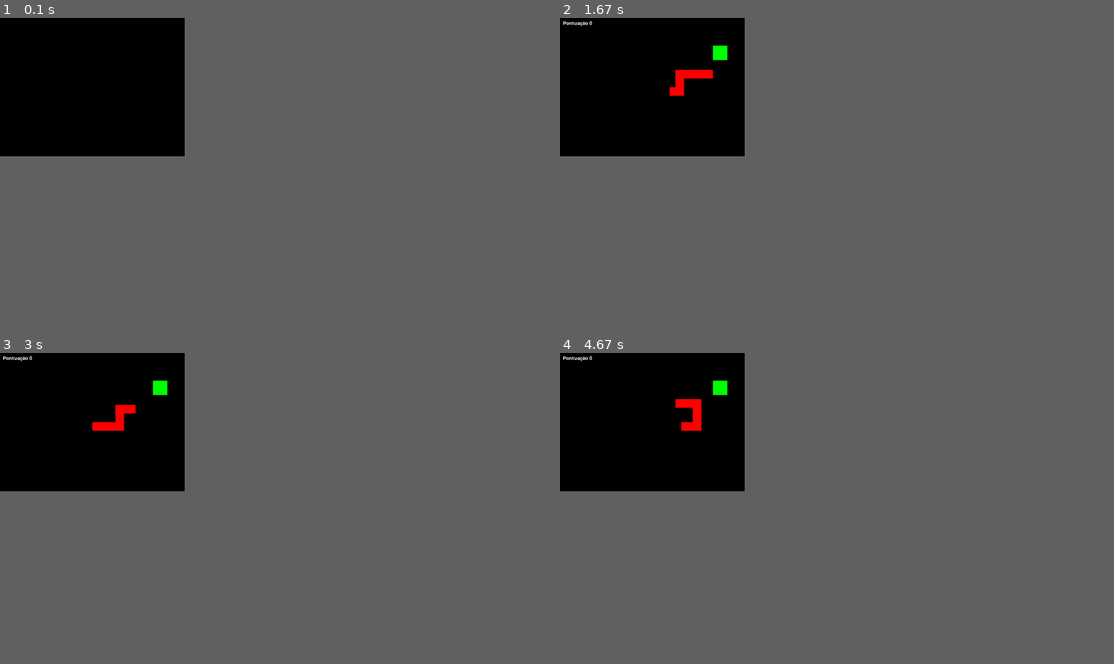
Above: before the commit, frames 1-4 (two rows, left to right).
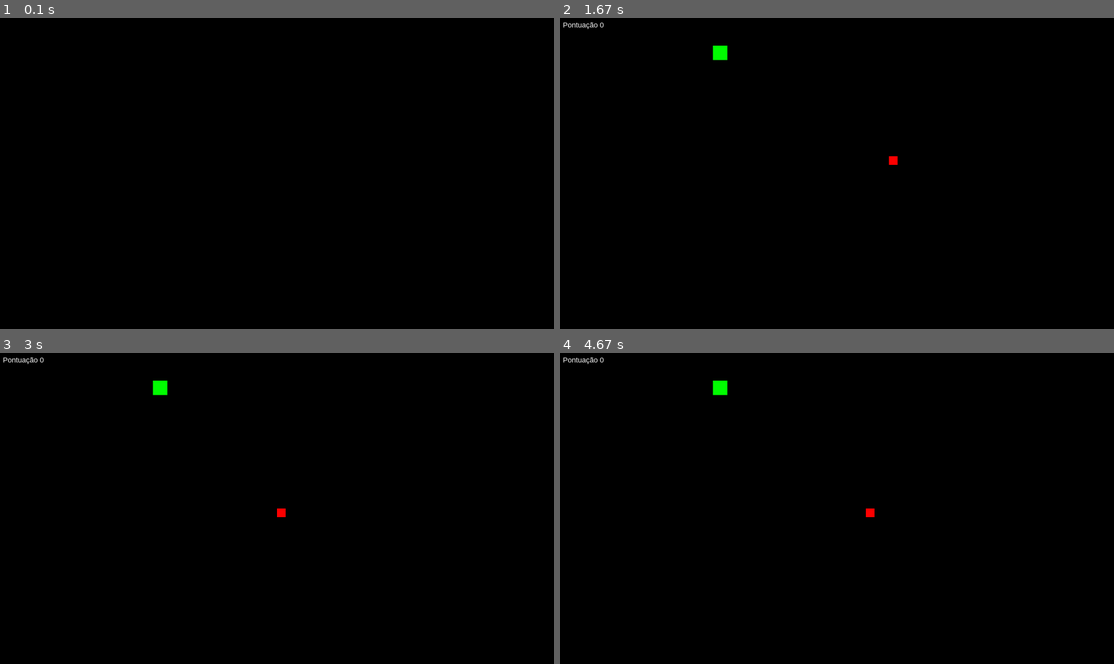
Above: after the commit, the same moments.

Repository: Yuridiasdarocha/pygame
Game: pygame game, started from pygame jogos/jogoparte4.py
The game is run twice, just before and just after one commit, with the same random seed, the same clock (stepped at 60 frames per second) and the same inputs.
Inputs:
- Up to frame 1 (0.1 s): no input
- Up to frame 2 (1.67 s): hold Right 0.33-0.8 s; hold Up 0.83-1.13 s; hold D 1.17-1.63 s
- Up to frame 3 (3 s): hold Left 1.67-2.2 s; hold S 2.23-2.53 s; hold Left 2.57-2.97 s
- Up to frame 4 (4.67 s): hold W 3-3.37 s; hold Right 3.4-4.03 s; hold S 4.07-4.43 s; hold Left from 4.47 s (still down)
The window is 300x225 before the commit and 900x506 after it. Grey fills any space a smaller window leaves; there, only what the larger window draws over its background counts as a difference.

The runs differ from the first frame. In frame 1, only the window size differs. In frame 2, 0.5% of the frame differs, in the area x 0-61%, y 0-48%; in frame 3, 0.5%; in frame 4, 0.5%.

Commit message:
Casa para senai

Diff:
--- a/pygame jogos/jogoparte4.py
+++ b/pygame jogos/jogoparte4.py
@@ -8,16 +8,17 @@
 pygame.init()
 
 # dimensões da janela
-largura = 640
-altura = 480
+largura = 1920
+altura = 1080
 
 # posição inicial do jogador (centro)
 x = largura / 2
 y = altura / 2
 
 # fontes para texto
-fontepontos = pygame.font.Font(None, 25)
-fontederrota = pygame.font.Font(None, 50)
+fontepontos = pygame.font.SysFont("Arial", 25)
+fontegameover = pygame.font.SysFont("Arial", 40)
+fonteexibirpontuacao = pygame.font.SysFont("Arial", 40)
 
 # título da janela
 pygame.display.set_caption("Primeiro jogo com Pygame")
@@ -37,9 +38,10 @@
 
 # cor do texto de pontuação
 corbrancopontos = (255,255,255)
+corvermelho = (255,0,0)
 
 # Define tamanho inicial da 'cobra'
-tamanhoinicial = 10
+tamanhoinicial = 1
 # Lista para armazenar as posições do corpo da cobra
 listacobra = []
 
@@ -71,19 +73,19 @@
         # Marca que houve movimento
         moveu = True
     # Verifica se tecla 'D' ou DIREITA foi pressionada
-    if pygame.key.get_pressed()[K_d] or pygame.key.get_pressed()[K_RIGHT]:
+    elif pygame.key.get_pressed()[K_d] or pygame.key.get_pressed()[K_RIGHT]:
         # Move o jogador 20 pixels para a direita
         x = x + 20
         # Marca que houve movimento
         moveu = True
     # Verifica se tecla 'W' ou CIMA foi pressionada
-    if pygame.key.get_pressed()[K_w] or pygame.key.get_pressed()[K_UP]:
+    elif pygame.key.get_pressed()[K_w] or pygame.key.get_pressed()[K_UP]:
         # Move o jogador 20 pixels para cima
         y = y - 20
         # Marca que houve movimento
         moveu = True
     # Verifica se tecla 'S' ou BAIXO foi pressionada
-    if pygame.key.get_pressed()[K_s] or pygame.key.get_pressed()[K_DOWN]:
+    elif pygame.key.get_pressed()[K_s] or pygame.key.get_pressed()[K_DOWN]:
         # Move o jogador 20 pixels para baixo
         y = y + 20
         # Marca que houve movimento
@@ -116,11 +118,13 @@
         pontos = pontos + 1
 
     # Verifica se a cobra saiu da tela (colisão com as bordas)
-    if x < 0 or x + 10 > largura or y < 0 or y + 10 > altura:
+    if x < 0 or x + 30 > largura or y < 0 or y + 30 > altura:
         # Renderiza mensagem de derrota com a pontuação final
-        textoderrota = fontederrota.render (f"Você perdeu, sua pontuação: {pontos}", True, corbrancopontos)
+        textoexibirpontuacao = fonteexibirpontuacao.render (f"Você conseguiu {pontos} pontos", True, corbrancopontos)
+        textogameover = fontegameover.render (f"GAME OVER", True, corvermelho)
         # Desenha o texto de derrota na tela
-        tela.blit(textoderrota, (10, 200))
+        tela.blit(textogameover, (200, 150))
+        tela.blit(textoexibirpontuacao, (120, 200))
         # Atualiza a tela para mostrar a mensagem
         pygame.display.update()
         # Registra o tempo atual em milissegundos
Not shown, added: anotacoes.doc
